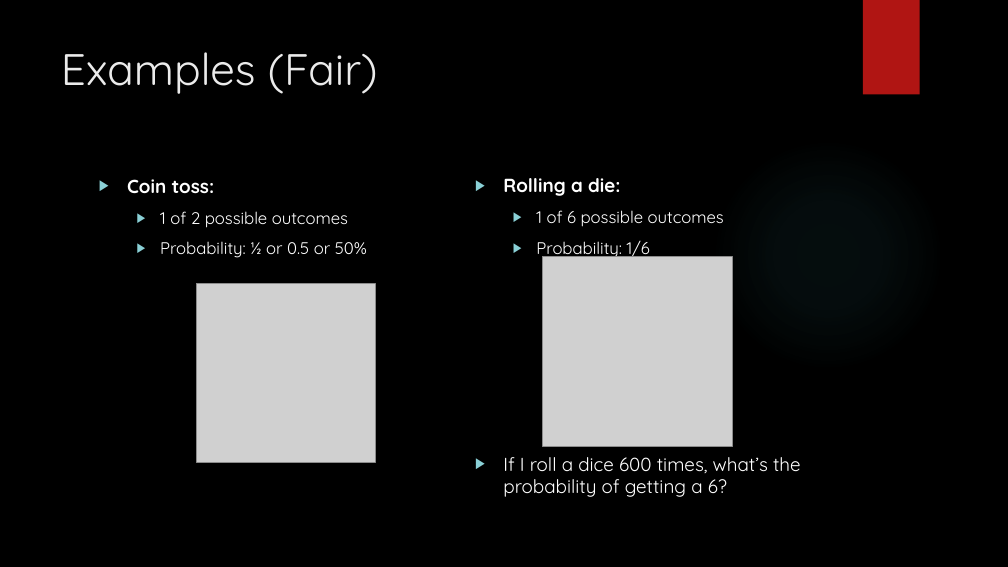
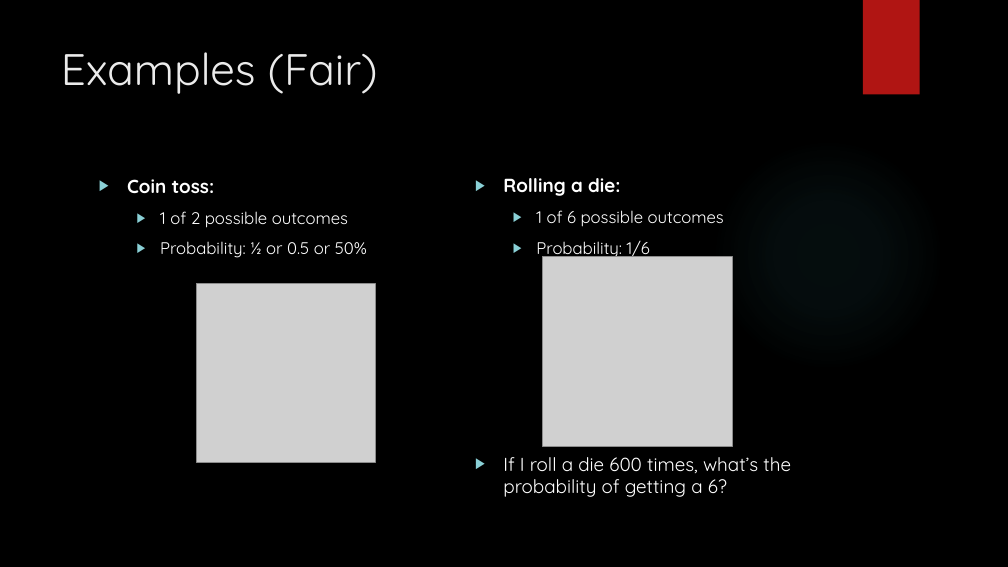
Before and after one commit to muharif/MicrobiomeKCL2020, a slide deck: slide 5 of Probability.pptx. Drawn at 1008x567 pixels with LibreOffice and Linux fonts; fonts in the diff are those of the drawing; grey boxes stand for pictures; background and template pictures are left out. Boxes give left, top, right and bottom in pixels: in the first picture for what was removed or moved away, otherwise in the second. Text is boxed around its words. In the diff, an @@ line names an element or a change of style, - is before the commit and + after.

```diff
--- a/Probability.pptx
+++ b/Probability.pptx
@@ text at <box>503,457,791,497</box>: text changed @@
-▶ If I roll a dice 600 times, what’s the probability of getting a 6?
+▶ If I roll a die 600 times, what’s the probability of getting a 6?
```
Also in this commit, not shown: 4 other files.
